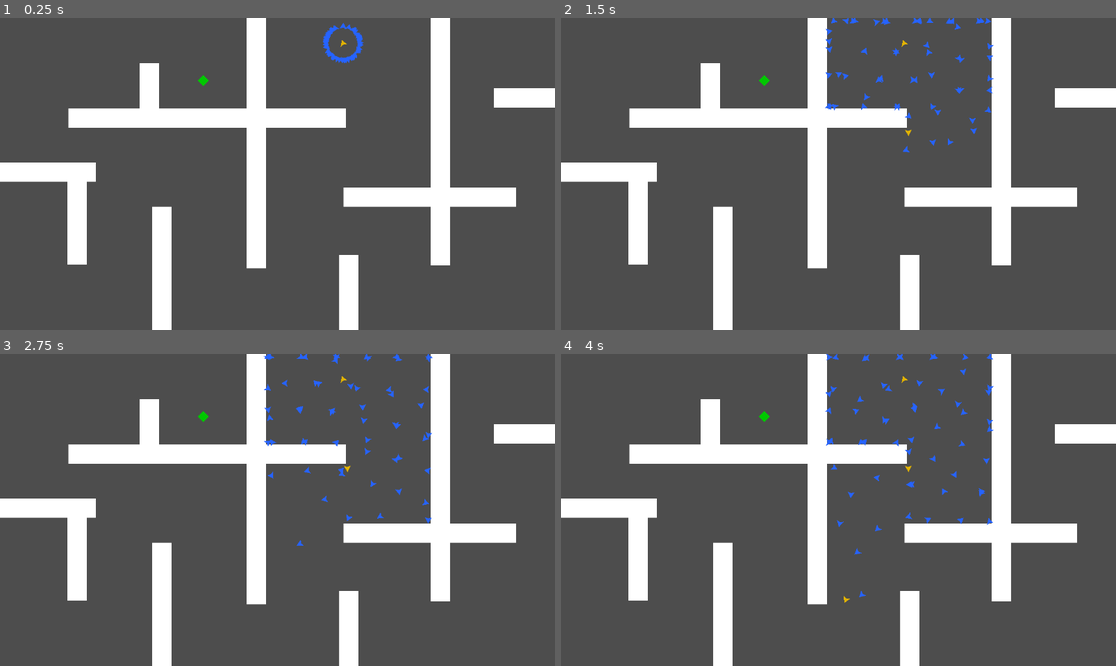
Above: before the commit, frames 1-4 (two rows, left to right).
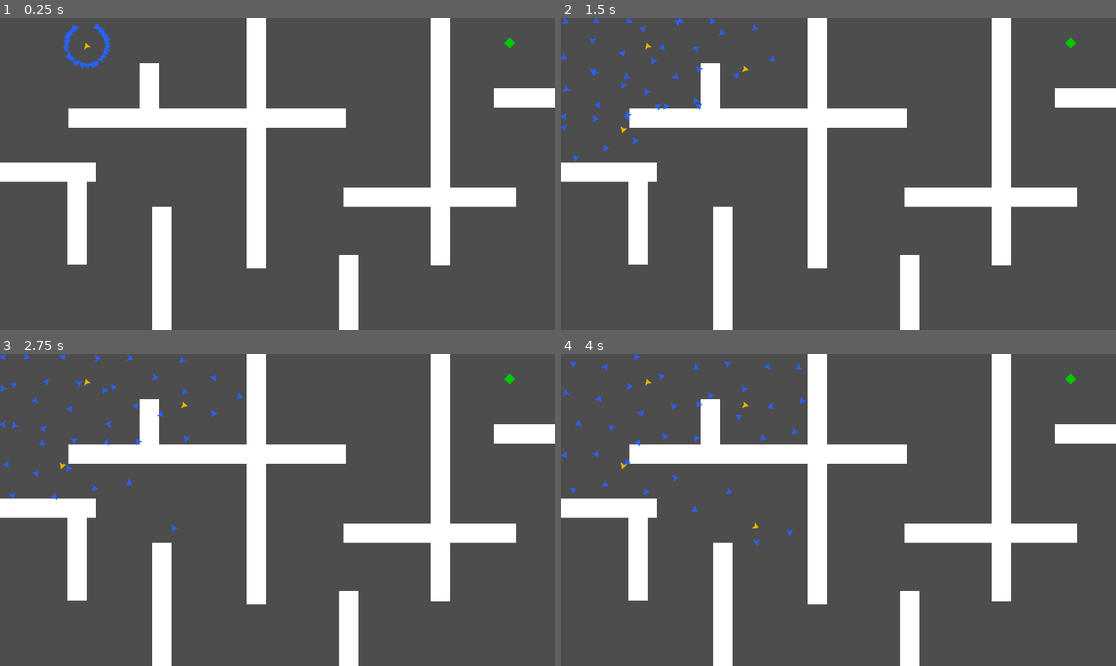
Above: after the commit, the same moments.

Repository: samstork/SwarmInformation
Game: Godot game, scene res://sim.tscn
Same seed, same stepped clock (60 frames per second), same inputs: the game is played once before the commit and once after it.
Inputs:
- Up to frame 1 (0.25 s): no input
- Up to frame 2 (1.5 s): no input
- Up to frame 3 (2.75 s): no input
- Up to frame 4 (4 s): no input

The runs differ from the first frame. In frame 1, 0.7% of the frame differs, in the area x 11-93%, y 1-22%; in frame 2, 1.2%; in frame 3, 1.3%; in frame 4, 1.3%, in the area x 0-93%, y 0-80%.

Commit message:
Fixed AgentSpawner position

Diff:
--- a/AsynchMazeAgentSwarmINGodot/agent_spawner.gd
+++ b/AsynchMazeAgentSwarmINGodot/agent_spawner.gd
@@ -1,10 +1,9 @@
 extends Node2D
 
 @export var scene_to_spawn: PackedScene                 # The scene to instance
-@export var target_count: int = 10                     # Desired total instances
+@export var target_count: int = 50                     # Desired total instances
 @export var container: NodePath                         # Optional parent for instances
 @export var maintain_count: bool = false                 # Keep topping up when some are freed
-@export var spawn_radius: float = 0.0                   # Randomize around this node within radius
 @export var randomize_rotation: bool = false            # Random starting rotation for Node2D children
 
 var _group_name: String
@@ -32,23 +31,19 @@
 
 	for i in range(need):
 		var inst = scene_to_spawn.instantiate()
+		_parent.add_child(inst)
 
-		# Optional position/rotation for 2D
 		if inst is Node2D:
-			var pos := global_position
-			if spawn_radius > 0.0:
-				var a := randf() * TAU
-				var r := randf() * spawn_radius
-				pos += Vector2(cos(a), sin(a)) * r
-			(inst as Node2D).global_position = pos
+			var pos
+			pos = self.global_position
+			print(self.position, self.global_position)
+			(inst as Node2D).position = pos
 			if randomize_rotation:
 				(inst as Node2D).rotation = randf() * TAU
 
-		_parent.add_child(inst)
 		inst.add_to_group(_group_name)
 
 		if maintain_count:
-			# When a spawned node leaves the tree, top up again
 			inst.tree_exited.connect(_on_spawned_tree_exited, CONNECT_DEFERRED)
 
 func _on_spawned_tree_exited() -> void:
--- a/AsynchMazeAgentSwarmINGodot/sim.tscn
+++ b/AsynchMazeAgentSwarmINGodot/sim.tscn
@@ -163,21 +163,20 @@
 position = Vector2(287, 165)
 zoom = Vector2(2, 2)
 
-[node name="StartingBeacon" parent="." instance=ExtResource("1_q06l5")]
-position = Vector2(355.00003, 29.000015)
+[node name="Origin" type="Node2D" parent="."]
+
+[node name="StartingBeacon" parent="Origin" instance=ExtResource("1_q06l5")]
+position = Vector2(89.00003, 32.000008)
 rotation = -2.678275
 scale = Vector2(0.9999935, 0.9999935)
 velocity = Vector2(134.07463, -268.37067)
 starting_state = 1
 
-[node name="Node" type="Node" parent="."]
-
 [node name="GoalAgent" parent="." instance=ExtResource("3_peo6w")]
-position = Vector2(210, 68)
+position = Vector2(528, 29.000015)
 
 [node name="AgentSpawner" parent="." instance=ExtResource("4_peo6w")]
-position = Vector2(355, 29)
+position = Vector2(89, 31)
 scene_to_spawn = ExtResource("1_q06l5")
-target_count = 60
-container = NodePath("../Node")
-spawn_radius = 0.15
+target_count = 40
+container = NodePath("../Origin")
--- a/AsynchMazeAgentSwarmINGodot/sim_control.gd
+++ b/AsynchMazeAgentSwarmINGodot/sim_control.gd
@@ -1,6 +1,6 @@
 extends Node
 @export_range(10, 150) var no_agents: int = 50
-@export var TPS = 50
+@export var TPS = 60
 
 func _process(delta: float) -> void:
 	Engine.set_physics_ticks_per_second(TPS)
--- a/AsynchMazeAgentSwarmINGodot/swarm_agent.gd
+++ b/AsynchMazeAgentSwarmINGodot/swarm_agent.gd
@@ -181,7 +181,7 @@
 					heading += agent.direction_vector * 10 / self.position.distance_to(agent.position)
 					cohesion += agent.position / len(visible_goals)
 			if goal_position:
-				direction_vector = direction_vector + self.position.direction_to(goal_position)
+				direction_vector = direction_vector * 0.65 + 0.35 * self.position.direction_to(goal_position)
 				if self.position.distance_to(goal_position) < 5:
 					queue_free()
 
@@ -189,12 +189,12 @@
 				direction_vector = (direction_vector +
 					heading * alignment_wt +
 					self.position.direction_to(cohesion) * cohesion_wt).normalized()
-				if ray_left.is_colliding():
-					direction_angle += wall_avoid_wt * PI
-				if ray_right.is_colliding():
-					direction_angle -= wall_avoid_wt * PI
-
-				direction_angle = direction_angle + randf_range(-3, 3) * noise_wt
+			if ray_left.is_colliding():
+				direction_angle += wall_avoid_wt * PI
+			if ray_right.is_colliding():
+				direction_angle -= wall_avoid_wt * PI
+
+			direction_angle = direction_angle + randf_range(-3, 3) * noise_wt
 			move(deltat, DirectionMode.FORWARD)
 
 		State.SUBGOAL:
